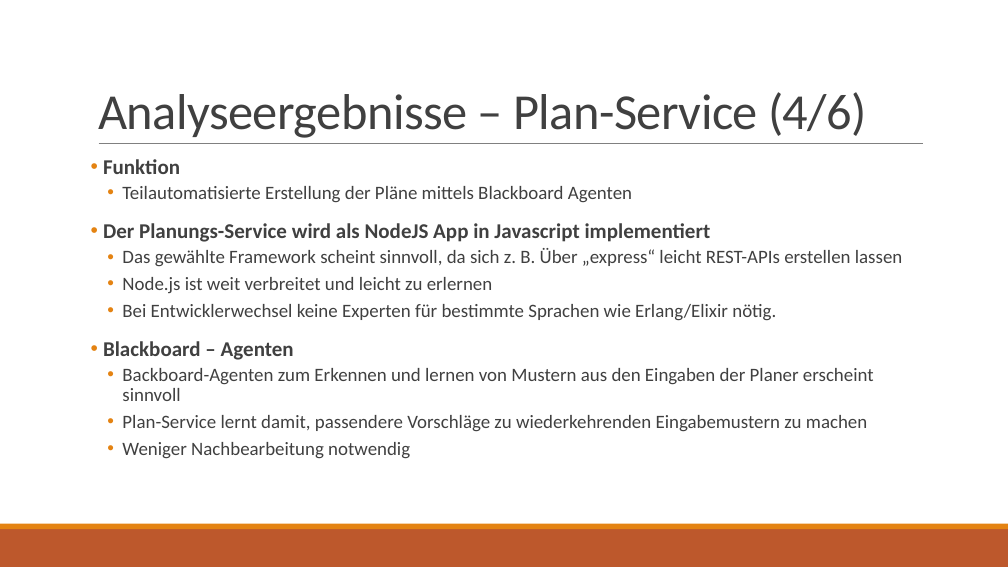
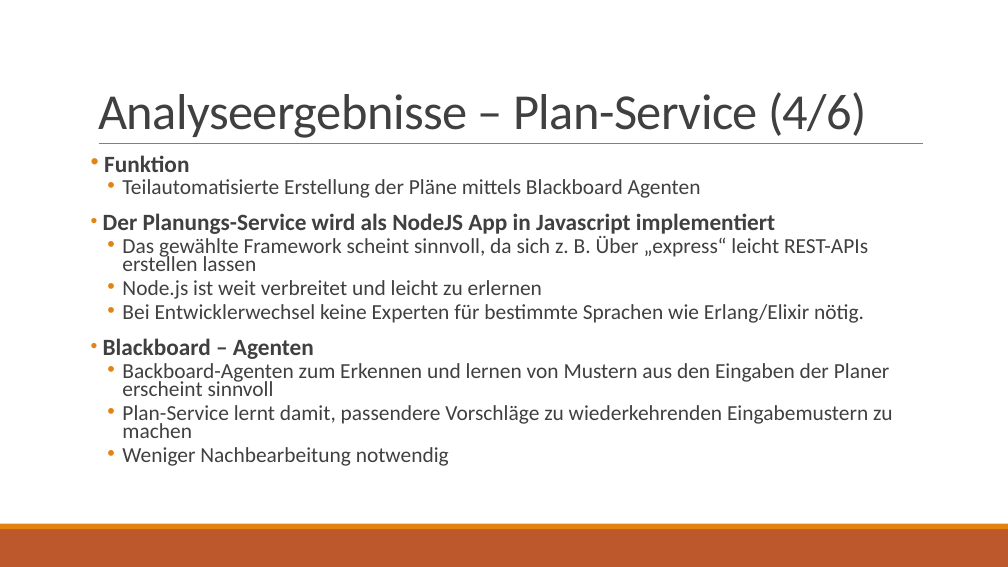
Before and after one commit to jnk111/AI_Praktikum, a slide deck: slide 5 of Aufgaben/P4/Loesung/Wochenplansoftware - Architekturbewertung.pptx. Drawn at 1008x567 pixels with LibreOffice and Linux fonts; fonts in the diff are those of the drawing. Boxes give left, top, right and bottom in pixels: in the first picture for what was removed or moved away, otherwise in the second. Text is boxed around its words. In the diff, an @@ line names an element or a change of style, - is before the commit and + after.

```diff
--- a/Aufgaben/P4/Loesung/Wochenplansoftware - Architekturbewertung.pptx
+++ b/Aufgaben/P4/Loesung/Wochenplansoftware - Architekturbewertung.pptx
@@ text "Funktion" at [103,155,893,466]: size 20 to 22.2 pt in "Funktion", "Der Planungs-Service wird als NodeJS App in ...", "Blackboard – Agenten"; size 18 to 20.4 pt in "Teilautomatisierte Erstellung der Pläne mittels Blackboard A ...", "Das gewählte Framework scheint sinnvoll, da sich ...", "Node.js ist weit verbreitet und leicht zu ...", "Bei Entwicklerwechsel keine Experten für bestimmte Sprachen ..." and 3 more places; line spacing 0.9 to 0.7 @@
```
Also in this commit, not shown: 8 other slides changed, 2 slides added, 1 other file.
